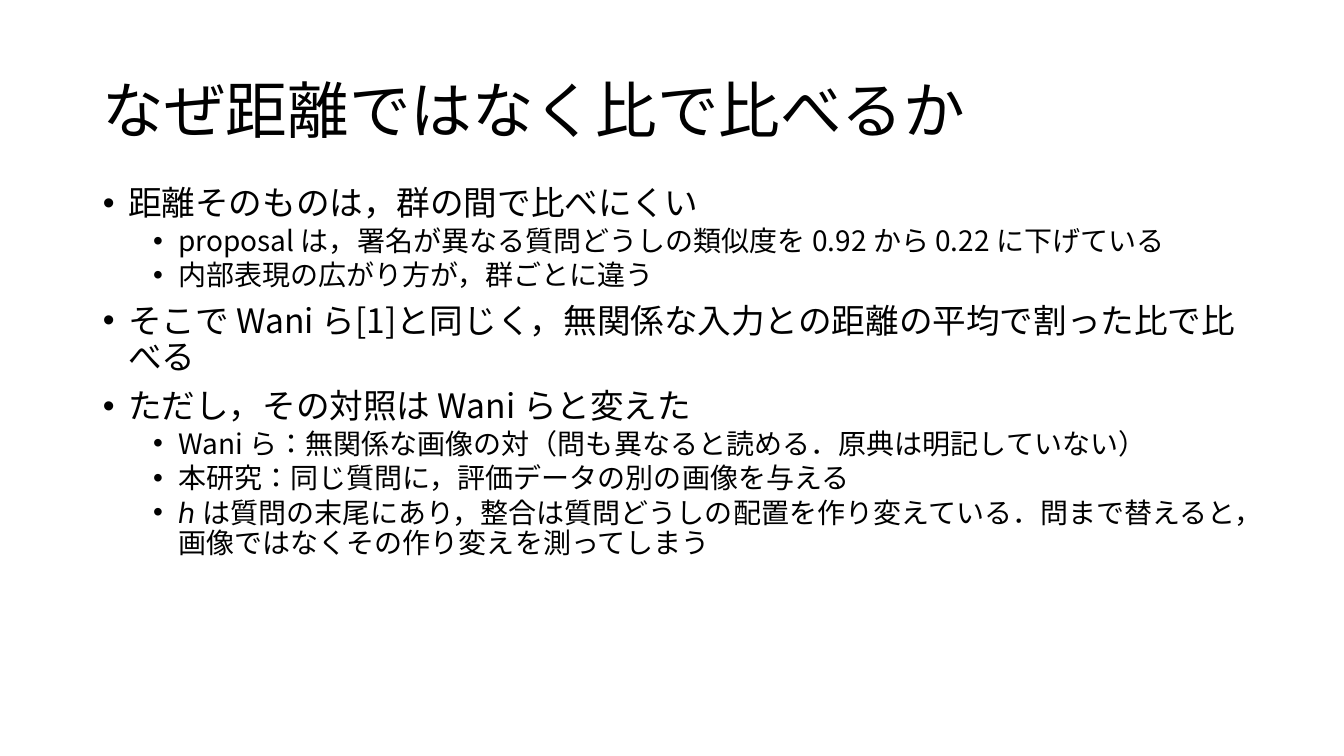
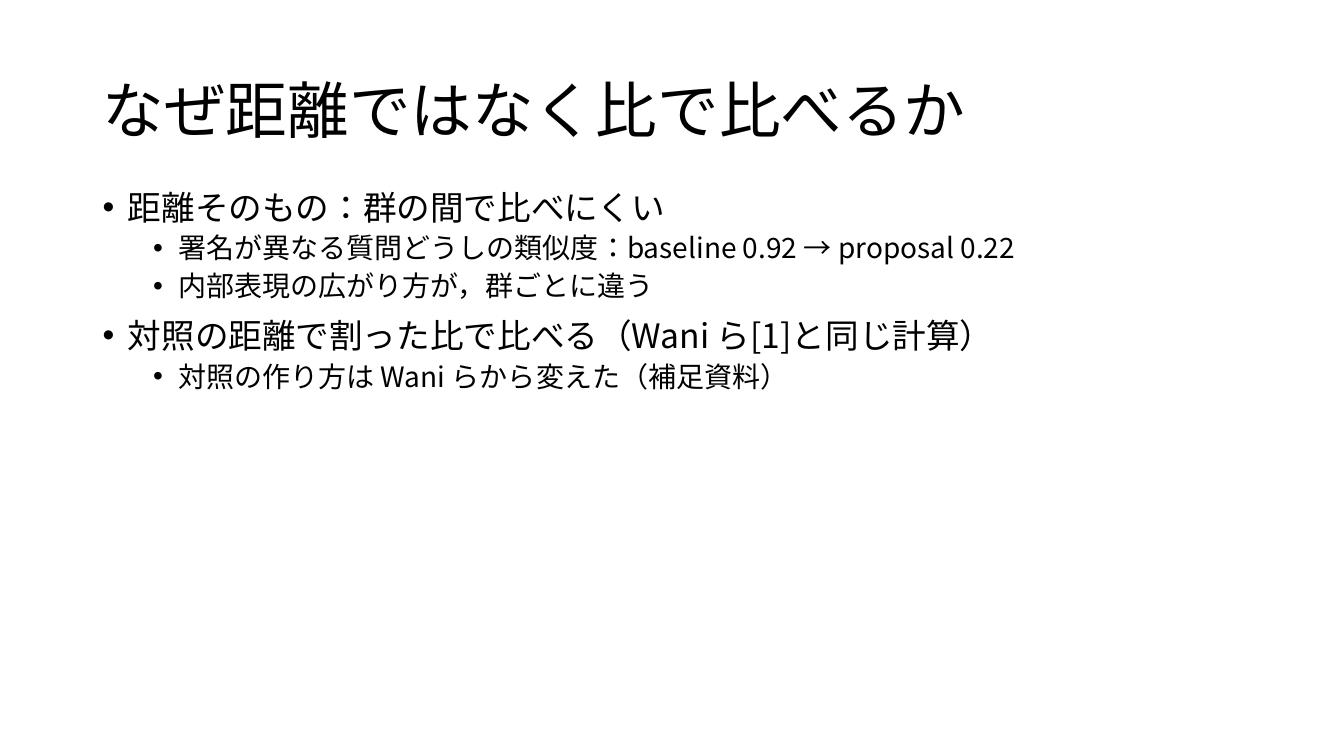
Before and after one commit to tomoking2004/cotar, a slide deck: slide 8 of presentations/20261030_進捗報告.pptx (slide 10 before the commit). Drawn at 1344x756 pixels with LibreOffice and Linux fonts; fonts in the diff are those of the drawing. Boxes give left, top, right and bottom in pixels: in the first picture for what was removed or moved away, otherwise in the second. Text is boxed around its words. In the diff, an @@ line names an element or a change of style, - is before the commit and + after.

```diff
--- a/presentations/20261030_進捗報告.pptx
+++ b/presentations/20261030_進捗報告.pptx
@@ text at bbox=[128, 191, 1015, 265]: text changed @@
-• 距離そのものは，群の間で比べにくい
-  • proposal は，署名が異なる質問どうしの類似度を 0.92 から 0.22 に下げている
+• 距離そのもの：群の間で比べにくい
+  • 署名が異なる質問どうしの類似度：baseline 0.92 → proposal 0.22
@@ text at bbox=[178, 272, 653, 299]: line spacing 0.9 to 1 @@
@@ text at bbox=[128, 319, 994, 390]: text changed; size 20 to 24 pt @@
-• そこで Wani ら[1]と同じく，無関係な入力との距離の平均で割った比で比べる
-• ただし，その対照は Wani らと変えた
-  • Wani ら：無関係な画像の対（問も異なると読める．原典は明記していない）
-  • 本研究：同じ質問に，評価データの別の画像を与える
-  • ℎ は質問の末尾にあり，整合は質問どうしの配置を作り変えている．問まで替えると，画像ではなくその作り変えを測ってしまう
+• 対照の距離で割った比で比べる（Wani ら[1]と同じ計算）
+  • 対照の作り方は Wani らから変えた（補足資料）
```
Also in this commit, not shown: 16 other slides changed, 3 slides added, 1 slide removed, 1 other file.
